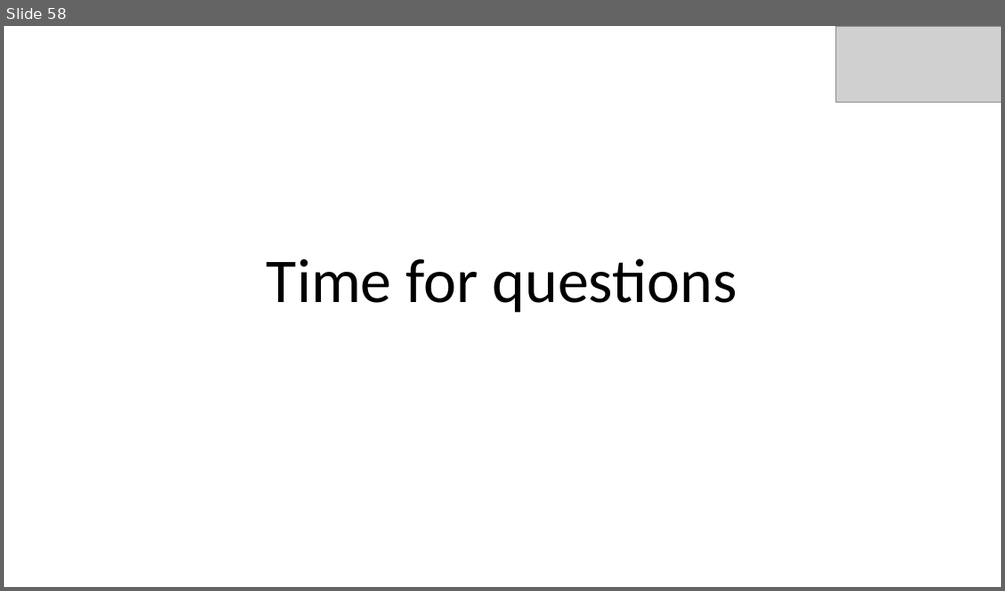
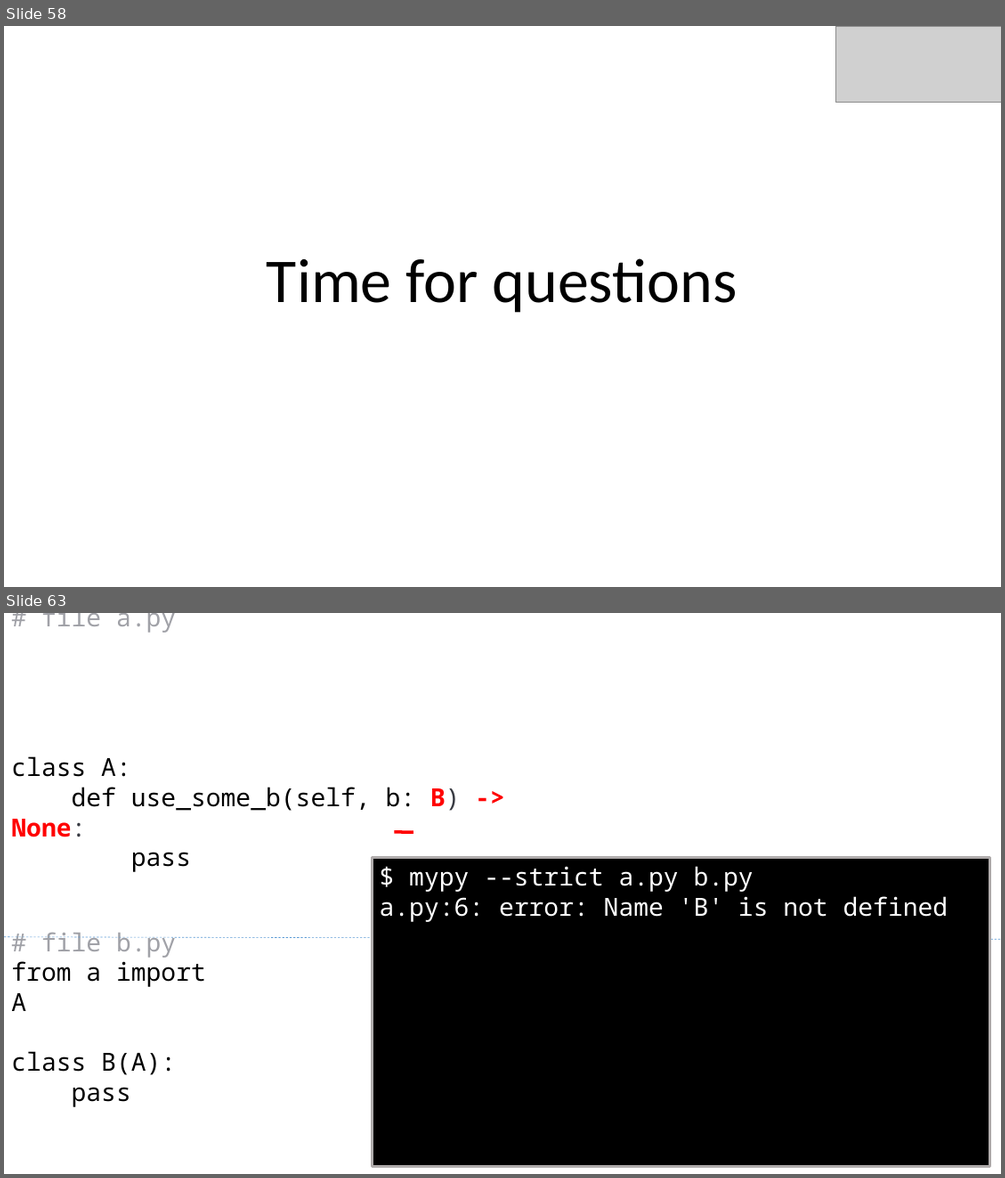
Before and after one commit to bluebird75/whoiam, a slide deck: PyParis_2018/Type Annotations PyParis 2018 - v4 for pdf.pptx. Shown one above the other, each under a label of ours: slide 58 before the commit, slides 58 and 63 after it; the slides between them are not shown. The pictures are 1005x591 and 1005x1178 pixels, drawn with LibreOffice and Linux fonts; fonts in the diff are those of the drawing; grey boxes stand for pictures; background and template pictures are left out. Boxes give left, top, right and bottom in pixels: in the first picture for what was removed or moved away, otherwise in the second. Text is boxed around its words. In the diff, an @@ line names an element or a change of style, - is before the commit and + after.

Commit message:
Add resources page and an extra example
- videos and website about Type Annotations
- one extra example showing how to solve circular imports

```diff
--- a/PyParis_2018/Type Annotations PyParis 2018 - v4 for pdf.pptx
+++ b/PyParis_2018/Type Annotations PyParis 2018 - v4 for pdf.pptx
@@ slide 63 added at [4,613,1001,1174], background #FFFFFF @@
@@ text added at [11,613,461,872], 24 pt, text #000000 @@
+# file a.py
+class A:
+def use_some_b(self, b: B) -> None:
+pass
@@ line added from (395, 832) to (413, 832), #FF0000 3 pt @@
@@ rectangle added at [372,858,990,1167], fill #000000, outline #AFABAB 2.25 pt, 24 pt, text #FFFFFF @@
+$ mypy --strict a.py b.py
+a.py:6: error: Name 'B' is not defined
@@ text added at [11,932,206,1107], 24 pt, text #000000 @@
+# file b.py
+from a import A
+class B(A):
+pass
@@ line added from (4, 937) to (1001, 939), #5B9BD5 0.5 pt dashed @@
```
Also in this commit, not shown: 12 other slides added, 2 other files.
